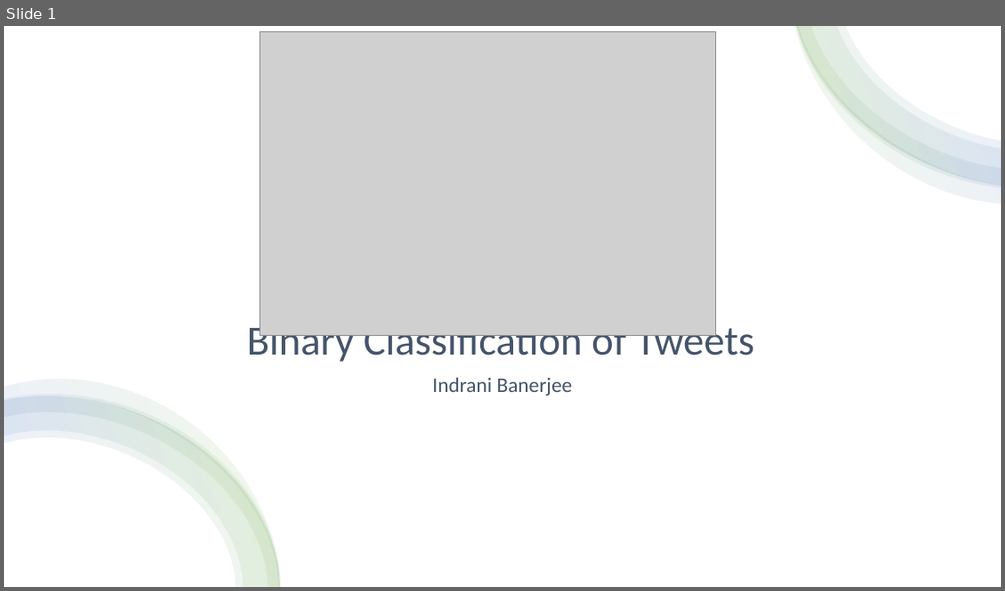
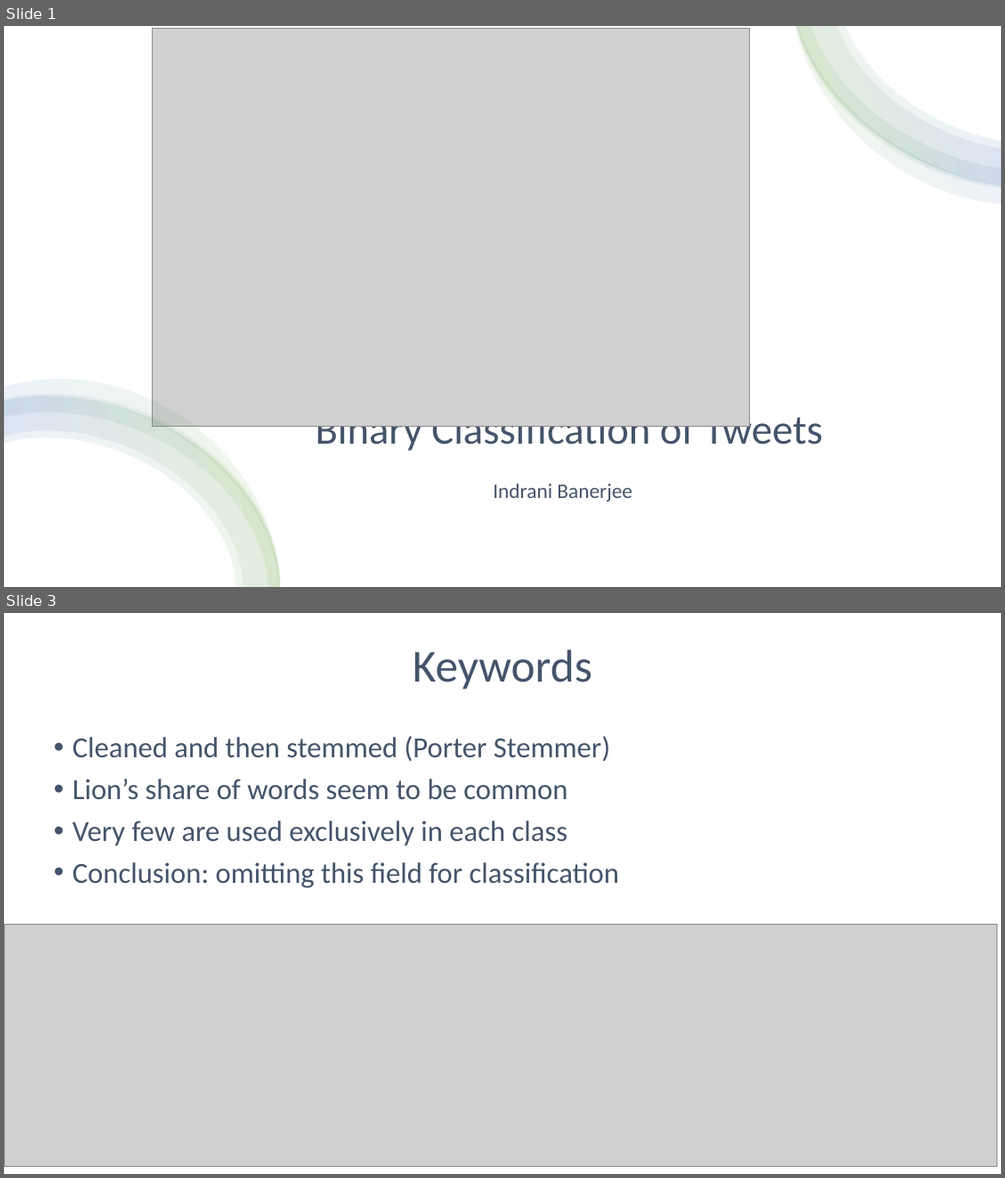
Before and after one commit to iban121/Springboard, a slide deck: Capstone 3/notebooks/Binary Classification of Tweets.pptx. Shown one above the other, each under a label of ours: slide 1 before the commit, slides 1 and 3 after it; the slides between them are not shown. The pictures are 1005x591 and 1005x1178 pixels, drawn with LibreOffice and Linux fonts; fonts in the diff are those of the drawing; grey boxes stand for pictures. Boxes give left, top, right and bottom in pixels: in the first picture for what was removed or moved away, otherwise in the second. Text is boxed around its words. In the diff, an @@ line names an element or a change of style, - is before the commit and + after.

```diff
--- a/Capstone 3/notebooks/Binary Classification of Tweets.pptx
+++ b/Capstone 3/notebooks/Binary Classification of Tweets.pptx
@@ slide 3 added at <box>4,613,1001,1174</box>, background #FFFFFF @@
@@ title added at <box>413,649,592,690</box>, 44 pt, text #44546A @@
+Keywords
@@ text added at <box>73,736,620,888</box>, 28 pt, text #44546A @@
+• Cleaned and then stemmed (Porter Stemmer)
+• Lion’s share of words seem to be common
+• Very few are used exclusively in each class
+• Conclusion: omitting this field for classification
@@ picture added at <box>4,925,997,1167</box> @@
@@ slide 1 changed as well @@
@@ picture: place and size @@
-picture at <box>259,31,715,336</box>
+picture at <box>153,29,750,426</box>
@@ title "Binary Classification of Tweets": place and size @@
-title "Binary Classification of Tweets" at <box>247,320,755,365</box>
+title "Binary Classification of Tweets" at <box>316,409,823,454</box>
@@ subtitle "Indrani Banerjee": place and size @@
-subtitle "Indrani Banerjee" at <box>432,378,573,395</box>
+subtitle "Indrani Banerjee" at <box>493,483,632,501</box>
```
Also in this commit, not shown: 2 other slides changed, 7 other slides added, 6 slides removed, 3 other files.
